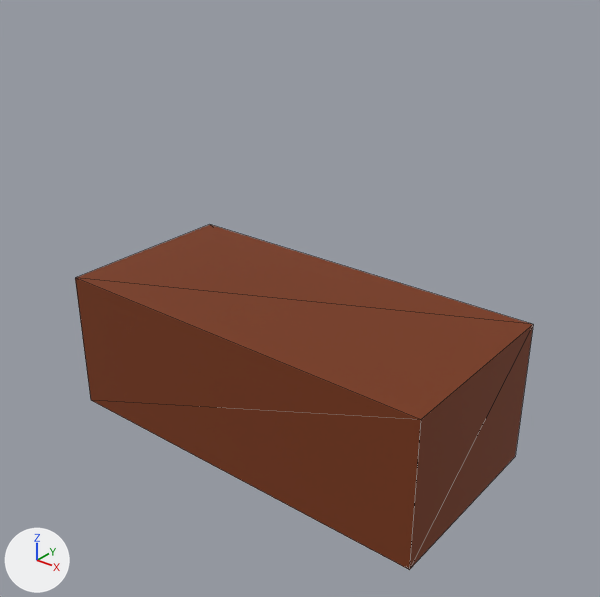
What one commit did to the glTF model public/assets/models/environment/env_mama_mboga_stall_01.glb.
The view is the same before and after, from a 50 mm camera at (2.8, -3.42, 3.05) aimed at (0.09, -0.03, 0.95). Arrows for +X, +Y and +Z are at lower left; the lights stay in place. The picture after the commit comes second. Mesh edges are drawn as thin lines. Where no turn or scale is listed for an object, it has been applied to the vertices. Vertices at exactly the same position are counted once.

The scene before the commit, as lines of its bpy script (objects in view):
```python
me_mesh_0 = bpy.data.meshes.new('Mesh_0')
me_mesh_0.from_pydata(...)  # a box spanning x -1.25..1.25, y -0.6..0.6, z -0.45..0.45
me_mesh_0.materials.append(mat_material_0)  # brown #78350f
ob_mesh_0 = bpy.data.objects.new('Mesh_0', me_mesh_0)
ob_mesh_0.location = (0.0, 0.0, 0.45)
```
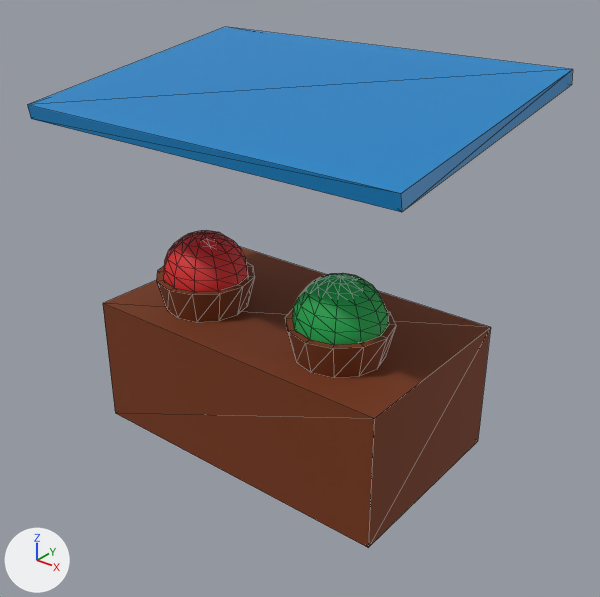
Pixel boxes (x1, y1, x2, y2) of what changed, in the pictures (600 x 597 px):
'Mesh_0', rescaled (15% narrower, 13% shorter)
    before: (75, 225, 533, 570)
    after: (103, 247, 491, 548)
'Mesh_5', added (blue)
    after: (27, 27, 573, 212)
'Mesh_4', added (green)
    after: (292, 273, 389, 345)
'Mesh_2', added (red)
    after: (163, 230, 248, 292)
'Mesh_3', added (brown)
    after: (285, 310, 396, 378)
'Mesh_1', added (brown)
    after: (156, 262, 255, 322)

The change, as a diff of the scene's bpy script:
```diff
--- a/public/assets/models/environment/env_mama_mboga_stall_01.glb.py
+++ b/public/assets/models/environment/env_mama_mboga_stall_01.glb.py
@@ mat_material_3 @@
+mat_material_3 = principled_material('Material_3')
+mat_material_3.base_color = (0.000607, 0.231, 0.571)  # blue #0284c7
@@ mat_material_2 @@
+mat_material_2 = principled_material('Material_2')
+mat_material_2.base_color = (0.00802, 0.366, 0.0685)  # green #16a34a
+mat_material_2.roughness = 0.7
@@ mat_material_1 @@
+mat_material_1 = principled_material('Material_1')
+mat_material_1.base_color = (0.716, 0.0194, 0.0194)  # red #dc2626
+mat_material_1.roughness = 0.6
@@ me_mesh_0 @@
 # used by ob_mesh_0; location = (0.0, 0.0, 0.45)
-me_mesh_0.from_pydata(...)  # 8 vertices, 12 faces; spans x -1.25..1.25, y -0.6..0.6, z -0.45..0.45
+me_mesh_0.from_pydata(...)  # 8 vertices, 12 faces; spans x -1.0..1.0, y -0.6..0.6, z -0.4..0.4
+# me_mesh_0 part 1: the whole mesh is scaled about its middle by (0.8, 1, 0.889)
 me_mesh_0.materials.append(mat_material_0)
@@ me_mesh_5 @@
+me_mesh_5.from_pydata([(1.2, -0.8, -0.08), (1.2, 0.79, 0.16), (1.2, -0.79, -0.16), (1.2, 0.8, 0.08), (-1.2, 0.79, 0.16), (-1.2, -0.8, -0.08), (-1.2, 0.8, 0.08), (-1.2, -0.79, -0.16)], [], [(0, 2, 1), (2, 3, 1), (4, 6, 5), (6, 7, 5), (4, 5, 1), (5, 0, 1), (7, 6, 2), (6, 3, 2), (5, 7, 0), (7, 2, 0), (1, 3, 4), (3, 6, 4)])
+me_mesh_5.materials.append(mat_material_3)  # blue #0284c7
@@ me_mesh_4 @@
+me_mesh_4.from_pydata(...)  # 156 vertices, 264 faces; spans x -0.26..0.26, y -0.26..0.26, z -0.26..0.26
+me_mesh_4.materials.append(mat_material_2)  # green #16a34a
@@ me_mesh_3 @@
+me_mesh_3.from_pydata(...)  # 28 vertices, 48 faces; spans x -0.3..0.3, y -0.3..0.3, z -0.1..0.1
+me_mesh_3.materials.append(mat_material_0)  # brown #78350f
@@ me_mesh_2 @@
+me_mesh_2.from_pydata(...)  # 156 vertices, 264 faces; spans x -0.26..0.26, y -0.26..0.26, z -0.26..0.26
+me_mesh_2.materials.append(mat_material_1)  # red #dc2626
@@ ob_mesh_0 @@
 ob_mesh_0 = bpy.data.objects.new('Mesh_0', me_mesh_0)
-ob_mesh_0.location = (0.0, 0.0, 0.45)
+ob_mesh_0.location = (0.0, 0.0, 0.4)
@@ ob_mesh_5 @@
+ob_mesh_5 = bpy.data.objects.new('Mesh_5', me_mesh_5)
+ob_mesh_5.location = (0.0, 0.0, 2.1)
@@ ob_mesh_4 @@
+ob_mesh_4 = bpy.data.objects.new('Mesh_4', me_mesh_4)
+ob_mesh_4.location = (0.5, -0.2, 1.0)
@@ ob_mesh_3 @@
+ob_mesh_3 = bpy.data.objects.new('Mesh_3', me_mesh_3)
+ob_mesh_3.location = (0.5, -0.2, 0.9)
@@ ob_mesh_2 @@
+ob_mesh_2 = bpy.data.objects.new('Mesh_2', me_mesh_2)
+ob_mesh_2.location = (-0.5, -0.2, 1.0)
@@ ob_mesh_1 @@
+ob_mesh_1 = bpy.data.objects.new('Mesh_1', me_mesh_3.copy())
+ob_mesh_1.location = (-0.5, -0.2, 0.9)
```
